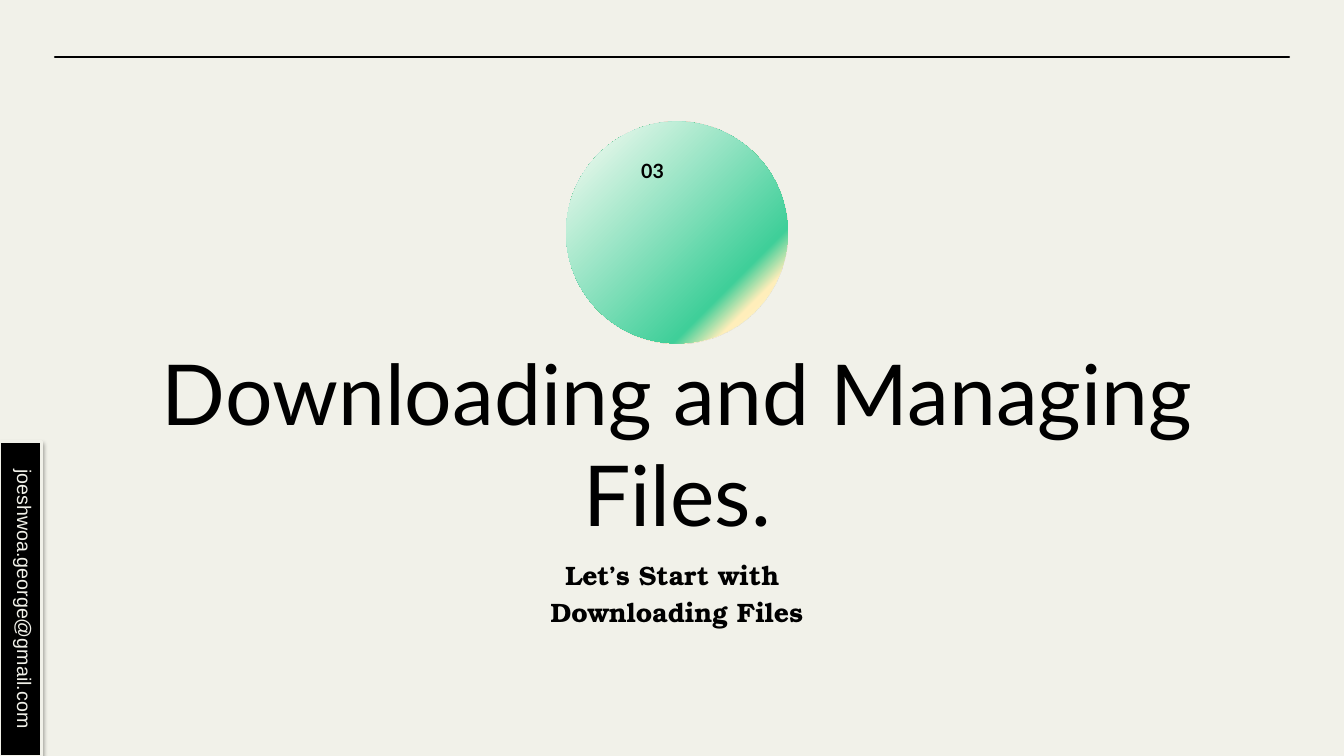
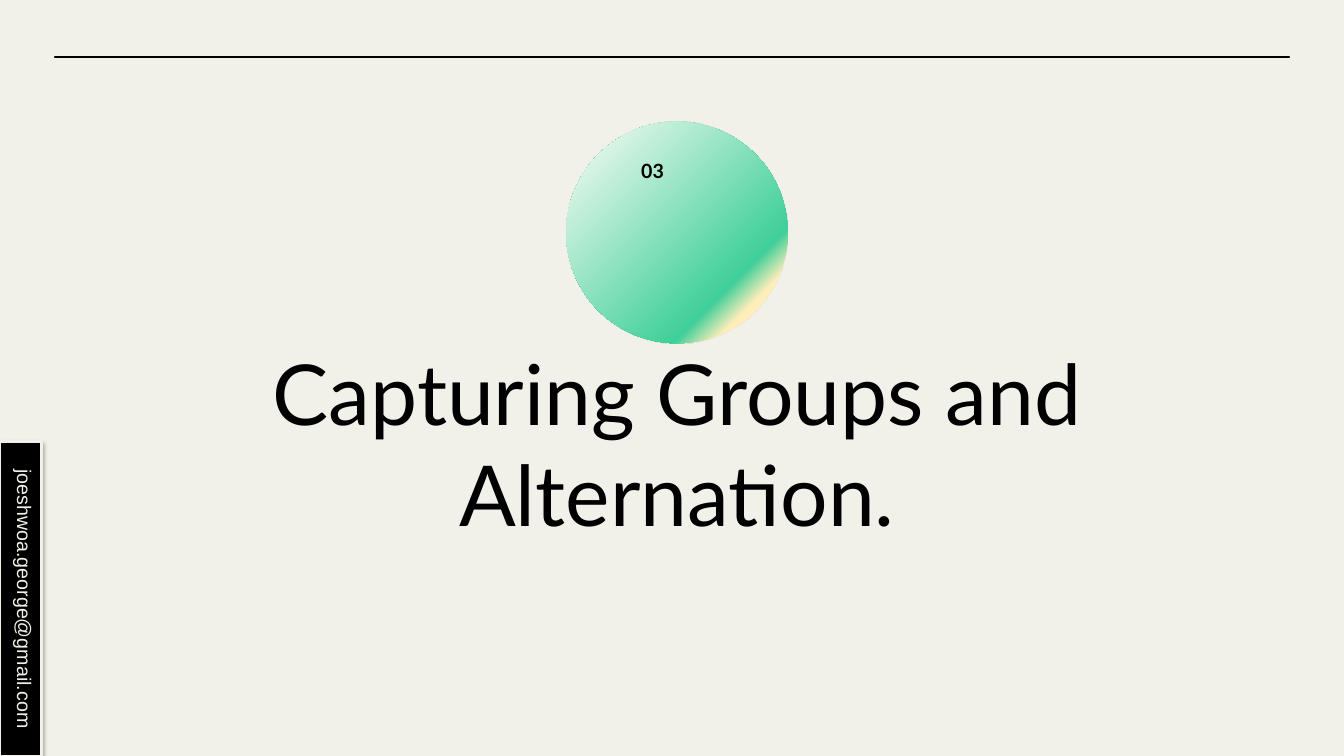
Before and after one commit to joeshwoa/Supabase_course_content, a slide deck: slide 15 of Mastering Supabase Session7.pptx. Drawn at 1344x756 pixels with LibreOffice and Linux fonts; fonts in the diff are those of the drawing. Boxes give left, top, right and bottom in pixels: in the first picture for what was removed or moved away, otherwise in the second. Text is boxed around its words. In the diff, an @@ line names an element or a change of style, - is before the commit and + after.

```diff
--- a/Mastering Supabase Session7.pptx
+++ b/Mastering Supabase Session7.pptx
@@ title at box(273, 363, 1082, 527): text changed @@
-Downloading and Managing Files.
+Capturing Groups and Alternation.
@@ text removed at box(551, 564, 803, 629) @@
-Let’s Start with
-Downloading Files
```
Also in this commit, not shown: 11 other slides changed, 9 slides added, 13 slides removed, 12 other files.
